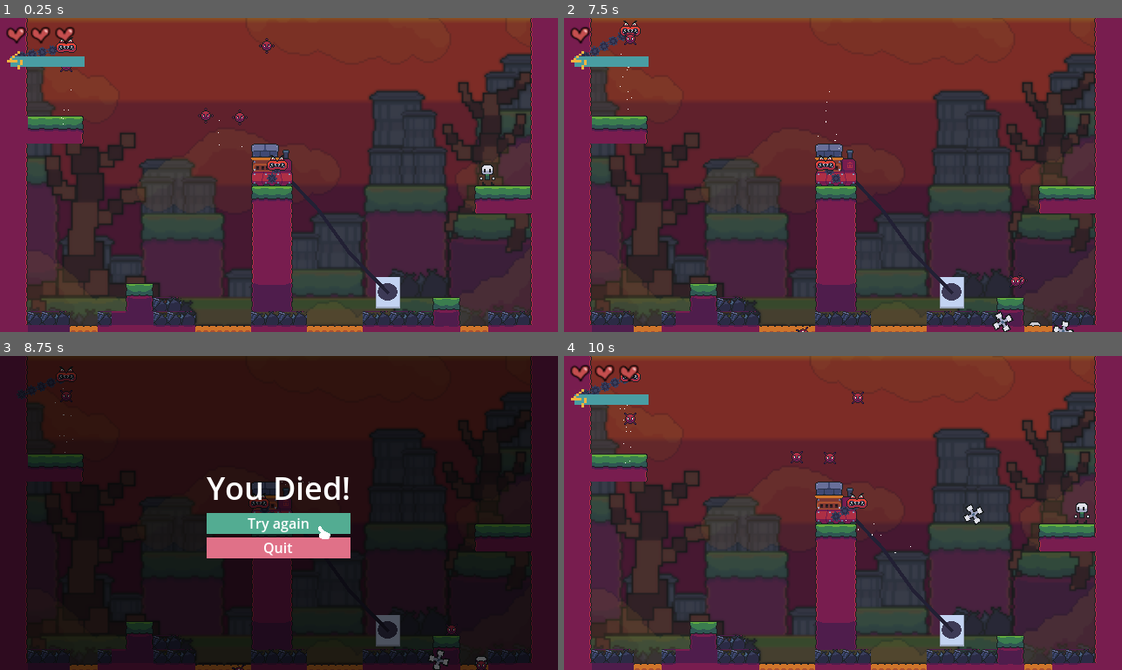
Above: before the commit, frames 1-4 (two rows, left to right).
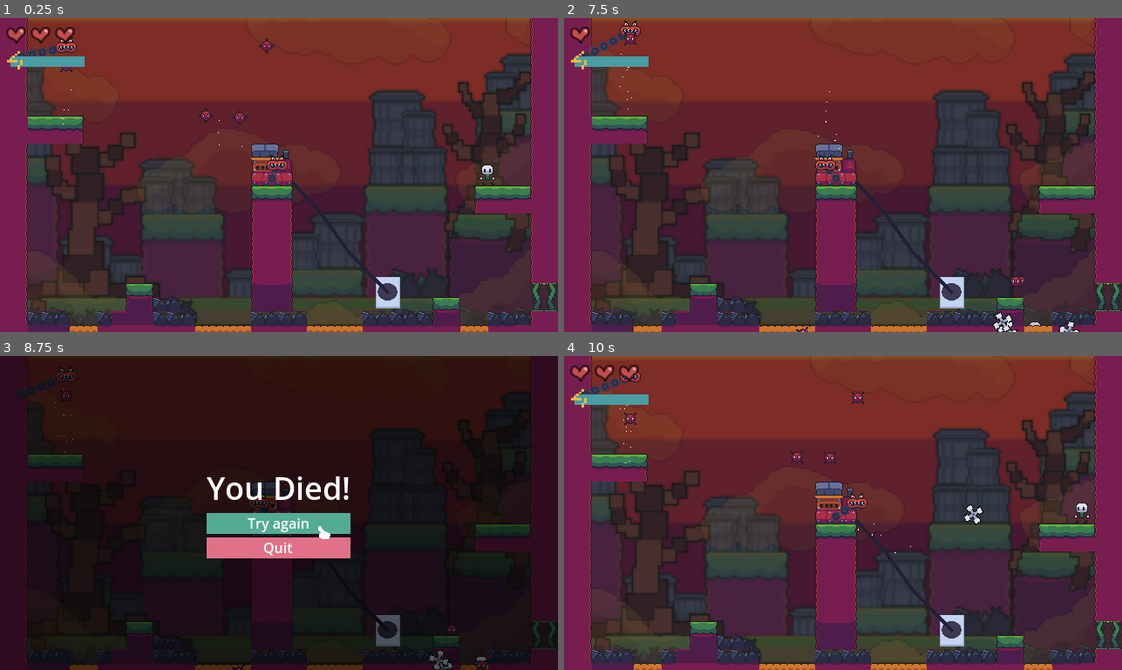
Above: after the commit, the same moments.

Repository: snootyjerk/Boss-Rush-Jam
Game: Godot game, scene res://main.tscn
The game is run twice, just before and just after one commit, with the same random seed, the same clock (stepped at 60 frames per second) and the same inputs.
Inputs:
- Up to frame 1 (0.25 s): no input
- Up to frame 2 (7.5 s): hold Right (right) 0.53-2.03 s; tap Shift (throw) every 0.75 s from 0.6 to 7.35 s; tap Space (jump) at 0.77, 1.52, 3.02, 3.77, 4.52, 6.02, 6.77 s; hold Left (left) 2.03-2.78 s; hold Right (right) 2.78-4.28 s; hold Left (left) 4.28-5.03 s; hold Right (right) 5.03-5.78 s; hold Left (left) 5.78-7.28 s; hold Right (right) from 7.28 s (still down)
- Up to frame 3 (8.75 s): keep holding Right (right); tap Space (jump) at 7.52 s; tap Shift (throw) at 8.1 s
- Up to frame 4 (10 s): tap Shift (throw) at 8.85, 9.6 s; tap Space (jump) at 9.02, 9.77 s; release Right (right) at 9.53 s; hold Left (left) from 9.53 s (still down)

The runs differ from the first frame. In frame 1, 0.4% of the frame differs, in the area x 95-100%, y 84-94%; in frame 2, 0.6%, in the area x 77-100%, y 84-100%; in frame 3, 0.3%; in frame 4, 0.4%.

Commit message:
add exit blocking tilemap that reveals warp on boss defeated

Diff:
--- a/Levels/level_test.tscn
+++ b/Levels/level_test.tscn
@@ -12,6 +12,7 @@
 [ext_resource type="TileSet" uid="uid://cct8db38hqdxt" path="res://Tile Sets/murky_water_tileset.tres" id="9_nh304"]
 [ext_resource type="PackedScene" uid="uid://gsvrqme0y14b" path="res://Enemies/SmallVacuum/small_vacuum.tscn" id="11_3s5c5"]
 [ext_resource type="PackedScene" uid="uid://cscc0uil6ps2p" path="res://Enemies/Spike/enemy_spike_death.tscn" id="12_7tw4s"]
+[ext_resource type="PackedScene" uid="uid://pky0u0xtgc6h" path="res://next_level_trigger.tscn" id="13_03rqp"]
 
 [sub_resource type="RectangleShape2D" id="RectangleShape2D_jtchg"]
 
@@ -81,7 +82,12 @@
 [node name="CollisionTileMap" type="TileMap" parent="."]
 tile_set = ExtResource("8_1ms8r")
 format = 2
-layer_0/tile_data = PackedInt32Array(1376256, 196608, 6, 144 …(2339 unchanged characters)… 917504, 131072, 6, -917503, 262144, 6, 1310758, 131072, 6, 1310759, 196608, 6, 1245222, 131072, 6, 1245223, 196608, 6, 1179686, 131072, 6, 1179687, 196608, 6, 1 …(3508 unchanged characters)…
+layer_0/tile_data = PackedInt32Array(1376256, 196608, 6, 144 …(2339 unchanged characters)… 917504, 131072, 6, -917503, 262144, 6, 1179686, 131072, 6, 1179687, 196608, 6, 1 …(3508 unchanged characters)…
+
+[node name="ExitBlockingTileMap" type="TileMap" parent="."]
+tile_set = ExtResource("8_1ms8r")
+format = 2
+layer_0/tile_data = PackedInt32Array(1245222, 0, 3, 1310758, 0, 4, 1245223, 65536, 3, 1310759, 65536, 4)
 
 [node name="MurkyWaterTileMap" type="TileMap" parent="."]
 tile_set = ExtResource("9_nh304")
@@ -103,6 +109,9 @@
 [node name="EnemyDeath" parent="." instance=ExtResource("12_7tw4s")]
 position = Vector2(76, 103)
 
+[node name="NextLevelTrigger" parent="." instance=ExtResource("13_03rqp")]
+position = Vector2(645, 320)
+
 [connection signal="boss_defeated" from="." to="VacuumBoss" method="_on_level_boss_defeated"]
 [connection signal="unplugged" from="Outlet" to="." method="_on_outlet_unplugged"]
 
--- a/level.gd
+++ b/level.gd
@@ -8,6 +8,7 @@
 @export var _next_level_name: String
 
 @onready var boss_music: AudioStreamPlayer = $BossMusic
+@onready var exit_blocking_tile_map: TileMap = $ExitBlockingTileMap
 
 
 func get_next_level_path() -> String:
@@ -23,7 +24,7 @@
 		if defeated:
 			boss_music.stop()
 			boss_defeated.emit()
-
+			exit_blocking_tile_map.clear()
 
 
 # make invisible for level transition
Not shown: 1 places in Levels/level_test.tscn that only renumber resources
